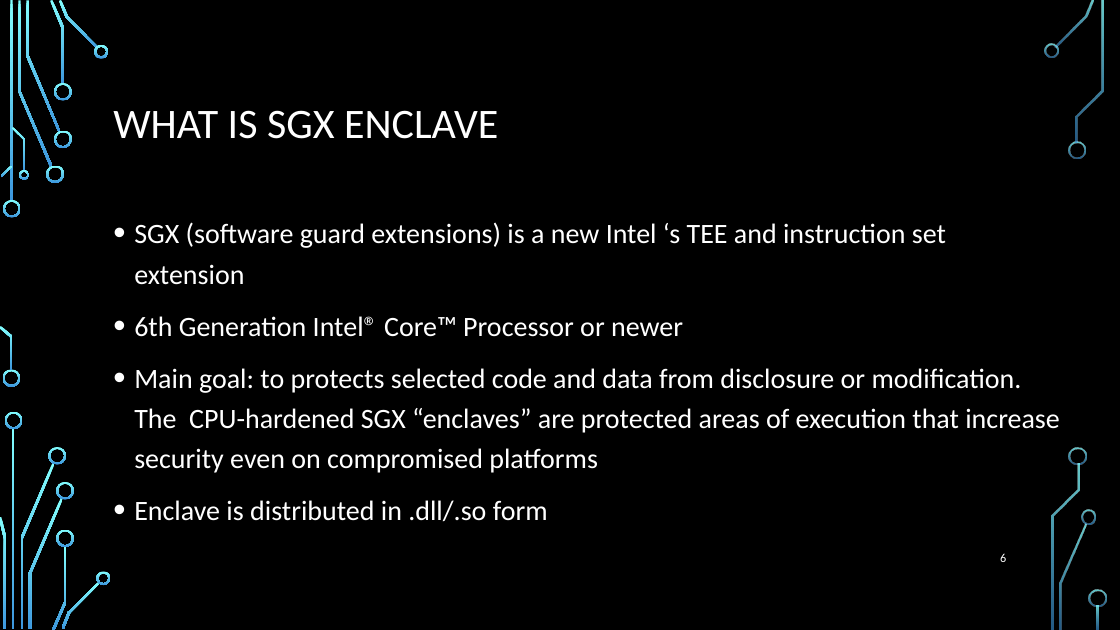
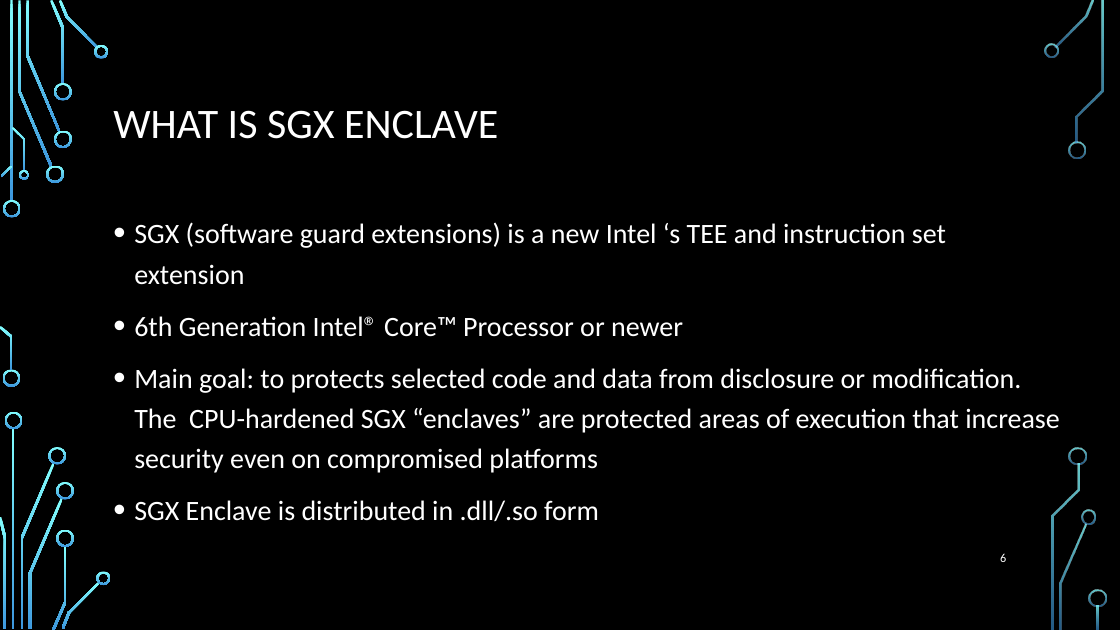
Before and after one commit to wireshrink/RECONMTL-2017, a slide deck: slide 6 of docs/SGX Enclave Programming - Common Mistakes.pptx. Drawn at 1120x630 pixels with LibreOffice and Linux fonts; fonts in the diff are those of the drawing; background and template pictures are left out. Boxes give left, top, right and bottom in pixels: in the first picture for what was removed or moved away, otherwise in the second. Text is boxed around its words. In the diff, an @@ line names an element or a change of style, - is before the commit and + after.

```diff
--- a/docs/SGX Enclave Programming - Common Mistakes.pptx
+++ b/docs/SGX Enclave Programming - Common Mistakes.pptx
@@ text at (x1=134, y1=500, x2=599, y2=522): text changed @@
-• Enclave is distributed in .dll/.so form
+• SGX Enclave is distributed in .dll/.so form
```
Also in this commit, not shown: 5 other slides changed, 8 other files.
